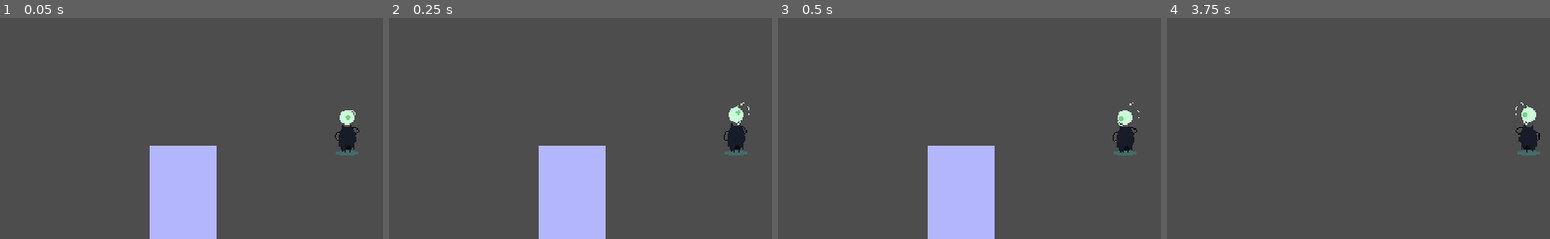
Above: before the commit, frames 1-4 (left to right).
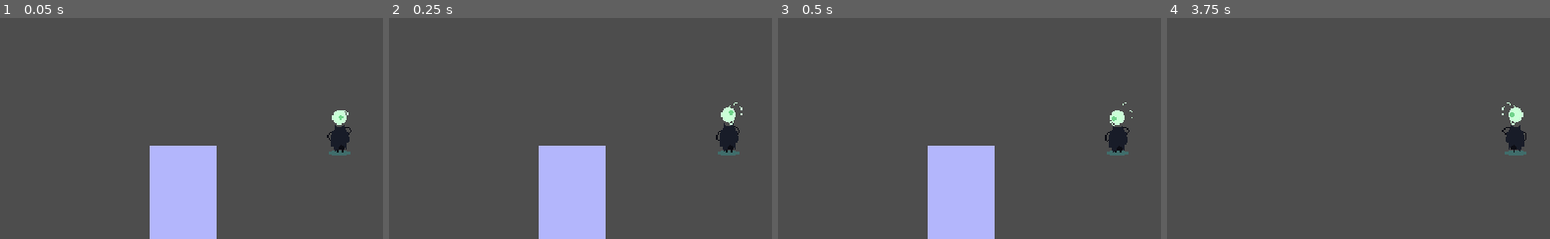
Above: after the commit, the same moments.

Repository: Challenger-84/gamejam_abyss
Game: Godot game, scene res://main.tscn
Same seed, same stepped clock (60 frames per second), same inputs: the game is played once before the commit and once after it.
Inputs:
- Up to frame 1 (0.05 s): no input
- Up to frame 2 (0.25 s): no input
- Up to frame 3 (0.5 s): no input
- Up to frame 4 (3.75 s): tap Enter (ui_accept) at 0.5, 0.77, 1.52, 3.02 s; hold Right (Move Right) 0.53-1.28 s; hold S (Move Down) 1.28-2.03 s; hold Right (Move Right) 2.03-2.78 s; hold W (Move Up) 2.78-3.53 s; hold A (Move Left) from 3.53 s (still down)
The pictures show only the part of the screen within x 6-56%, y 19-69%; the shares and areas given below are measured in that part.

The runs differ from the first frame. In frame 1, 0.8% of the frame differs, in the area x 85-94%, y 41-63%; in frame 2, 0.9%; in frame 3, 0.8%; in frame 4, 1.3%, in the area x 87-98%, y 38-63%.

Commit message:
fixed sprite jumping issue

Diff:
--- a/Scripts/player.gd
+++ b/Scripts/player.gd
@@ -26,6 +26,8 @@
 	elif velocity.x < 0:
 		animated_sprite.play("run")
 		animated_sprite.flip_h = true
+	else:
+		animated_sprite.play("idle")
 
 	if Input.is_action_just_pressed("ui_accept") and Globals.health < Globals.max_health and Globals.fruits > 0:
 		Globals.health += 1
--- a/player.tscn
+++ b/player.tscn
@@ -43,45 +43,45 @@
 atlas = ExtResource("2_fxf36")
 region = Rect2(0, 992, 119, 124)
 
-[sub_resource type="AtlasTexture" id="AtlasTexture_ld3aw"]
+[sub_resource type="AtlasTexture" id="AtlasTexture_ijwm8"]
 atlas = ExtResource("3_qm6bu")
-region = Rect2(0, 0, 119, 124)
+region = Rect2(0, 0, 110, 124)
 
-[sub_resource type="AtlasTexture" id="AtlasTexture_5t224"]
+[sub_resource type="AtlasTexture" id="AtlasTexture_nayhd"]
 atlas = ExtResource("3_qm6bu")
-region = Rect2(0, 124, 119, 124)
+region = Rect2(0, 124, 110, 124)
 
-[sub_resource type="AtlasTexture" id="AtlasTexture_gl7pm"]
+[sub_resource type="AtlasTexture" id="AtlasTexture_iju51"]
 atlas = ExtResource("3_qm6bu")
-region = Rect2(0, 248, 119, 124)
+region = Rect2(0, 248, 110, 124)
 
-[sub_resource type="AtlasTexture" id="AtlasTexture_sfu75"]
+[sub_resource type="AtlasTexture" id="AtlasTexture_xfg2m"]
 atlas = ExtResource("3_qm6bu")
-region = Rect2(0, 372, 119, 124)
+region = Rect2(0, 372, 110, 124)
 
-[sub_resource type="AtlasTexture" id="AtlasTexture_0gs57"]
+[sub_resource type="AtlasTexture" id="AtlasTexture_7n43v"]
 atlas = ExtResource("3_qm6bu")
-region = Rect2(0, 496, 119, 124)
+region = Rect2(0, 496, 110, 124)
 
-[sub_resource type="AtlasTexture" id="AtlasTexture_jt4wr"]
+[sub_resource type="AtlasTexture" id="AtlasTexture_371i4"]
 atlas = ExtResource("3_qm6bu")
-region = Rect2(0, 620, 119, 124)
+region = Rect2(0, 620, 110, 124)
 
-[sub_resource type="AtlasTexture" id="AtlasTexture_m3h7q"]
+[sub_resource type="AtlasTexture" id="AtlasTexture_ac8r8"]
 atlas = ExtResource("3_qm6bu")
-region = Rect2(0, 744, 119, 124)
+region = Rect2(0, 744, 110, 124)
 
-[sub_resource type="AtlasTexture" id="AtlasTexture_2bp11"]
+[sub_resource type="AtlasTexture" id="AtlasTexture_se7r2"]
 atlas = ExtResource("3_qm6bu")
-region = Rect2(0, 868, 119, 124)
+region = Rect2(0, 868, 110, 124)
 
-[sub_resource type="AtlasTexture" id="AtlasTexture_lyf0s"]
+[sub_resource type="AtlasTexture" id="AtlasTexture_osbrd"]
 atlas = ExtResource("3_qm6bu")
-region = Rect2(0, 992, 119, 124)
+region = Rect2(0, 992, 110, 124)
 
-[sub_resource type="AtlasTexture" id="AtlasTexture_g4wbc"]
+[sub_resource type="AtlasTexture" id="AtlasTexture_6el1w"]
 atlas = ExtResource("3_qm6bu")
-region = Rect2(0, 1116, 119, 124)
+region = Rect2(0, 1116, 110, 124)
 
 [sub_resource type="SpriteFrames" id="SpriteFrames_qh2la"]
 animations = [{
@@ -119,34 +119,34 @@
 }, {
 "frames": [{
 "duration": 1.0,
-"texture": SubResource("AtlasTexture_ld3aw")
+"texture": SubResource("AtlasTexture_ijwm8")
 }, {
 "duration": 1.0,
-"texture": SubResource("AtlasTexture_5t224")
+"texture": SubResource("AtlasTexture_nayhd")
 }, {
 "duration": 1.0,
-"texture": SubResource("AtlasTexture_gl7pm")
+"texture": SubResource("AtlasTexture_iju51")
 }, {
 "duration": 1.0,
-"texture": SubResource("AtlasTexture_sfu75")
+"texture": SubResource("AtlasTexture_xfg2m")
 }, {
 "duration": 1.0,
-"texture": SubResource("AtlasTexture_0gs57")
+"texture": SubResource("AtlasTexture_7n43v")
 }, {
 "duration": 1.0,
-"texture": SubResource("AtlasTexture_jt4wr")
+"texture": SubResource("AtlasTexture_371i4")
 }, {
 "duration": 1.0,
-"texture": SubResource("AtlasTexture_m3h7q")
+"texture": SubResource("AtlasTexture_ac8r8")
 }, {
 "duration": 1.0,
-"texture": SubResource("AtlasTexture_2bp11")
+"texture": SubResource("AtlasTexture_se7r2")
 }, {
 "duration": 1.0,
-"texture": SubResource("AtlasTexture_lyf0s")
+"texture": SubResource("AtlasTexture_osbrd")
 }, {
 "duration": 1.0,
-"texture": SubResource("AtlasTexture_g4wbc")
+"texture": SubResource("AtlasTexture_6el1w")
 }],
 "loop": true,
 "name": &"run",
@@ -171,7 +171,7 @@
 
 [node name="AnimatedSprite2D" type="AnimatedSprite2D" parent="."]
 texture_filter = 1
-position = Vector2(6, -62)
+position = Vector2(0, -62)
 sprite_frames = SubResource("SpriteFrames_qh2la")
 animation = &"run"
-frame_progress = 0.92131
+frame_progress = 0.293824
